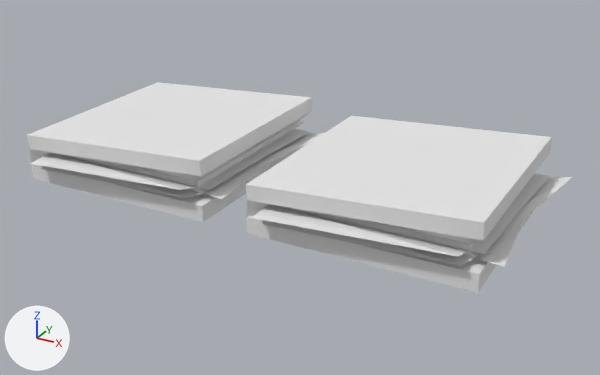
Two versions of the Blender file Models/Objects/Manual/Manual.blend, one commit apart.
Camera for both pictures: a camera (50 mm lens) standing at (4.8, -6.28, 2.94) and looking at (1.38, -0.06, -0.16). Lighting does not change. The marker at lower left points along +X, +Y and +Z.

The older version as bpy lines, for what is in view:
```python
me_cube = bpy.data.meshes.new('Cube')
me_cube.from_pydata(...)  # 64 vertices, 56 faces; spans x -1.07..1.16, y -1.13..1.11, z -0.23..0.35
me_cube.materials.append(mat_mat_object_manual)  # its picture is missing
me_cube_001 = bpy.data.meshes.new('Cube.001')
me_cube_001.from_pydata(...)  # 58 vertices, 42 faces; spans x -1.07..1.16, y -1.13..1.11, z -0.23..0.21
me_cube_001.materials.append(mat_mat_object_manual)  # its picture is missing
me_cube_002 = bpy.data.meshes.new('Cube.002')
me_cube_002.from_pydata(...)  # 12 vertices, 8 faces; spans x -1.07..0.94, y -0.99..1.01, z 0.08..0.35
me_cube_002.materials.append(mat_mat_object_manual)  # its picture is missing
me_cube_003 = bpy.data.meshes.new('Cube.003')
me_cube_003.from_pydata(...)  # 12 vertices, 6 faces; spans x -1.07..0.93, y -0.99..1.01, z -0.23..-0.07
me_cube_003.materials.append(mat_mat_object_manual)  # its picture is missing
ob_cube = bpy.data.objects.new('Cube', me_cube)
ob_cube.location = (0.0, 0.0, 0.0)
ob_cube_001 = bpy.data.objects.new('Cube.001', me_cube_001)
ob_cube_001.location = (2.45, 0.0, 0.0)
ob_cube_002 = bpy.data.objects.new('Cube.002', me_cube_002)
ob_cube_002.location = (2.45, 0.0, 0.0)
ob_cube_003 = bpy.data.objects.new('Cube.003', me_cube_003)
ob_cube_003.location = (2.45, 0.0, 0.0)
```
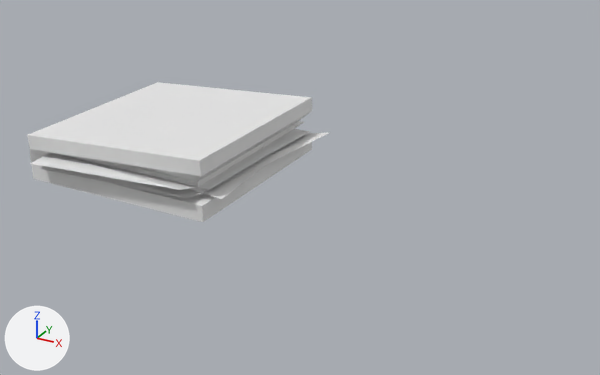
Commit message: more manual changes

Changed parts and their boxes [x1, y1, x2, y2] in the pictures (600 x 375 px):
'Cube.002', deleted
    before: [246, 116, 552, 241]
'Cube.001', deleted
    before: [246, 173, 572, 274]
'Cube.003', deleted
    before: [247, 209, 535, 293]

The change in detail:
Object 'Cube.003' (ob_cube_003) is deleted.
Object 'Cube.002' (ob_cube_002) is deleted.
Object 'Cube.001' (ob_cube_001) is deleted.
